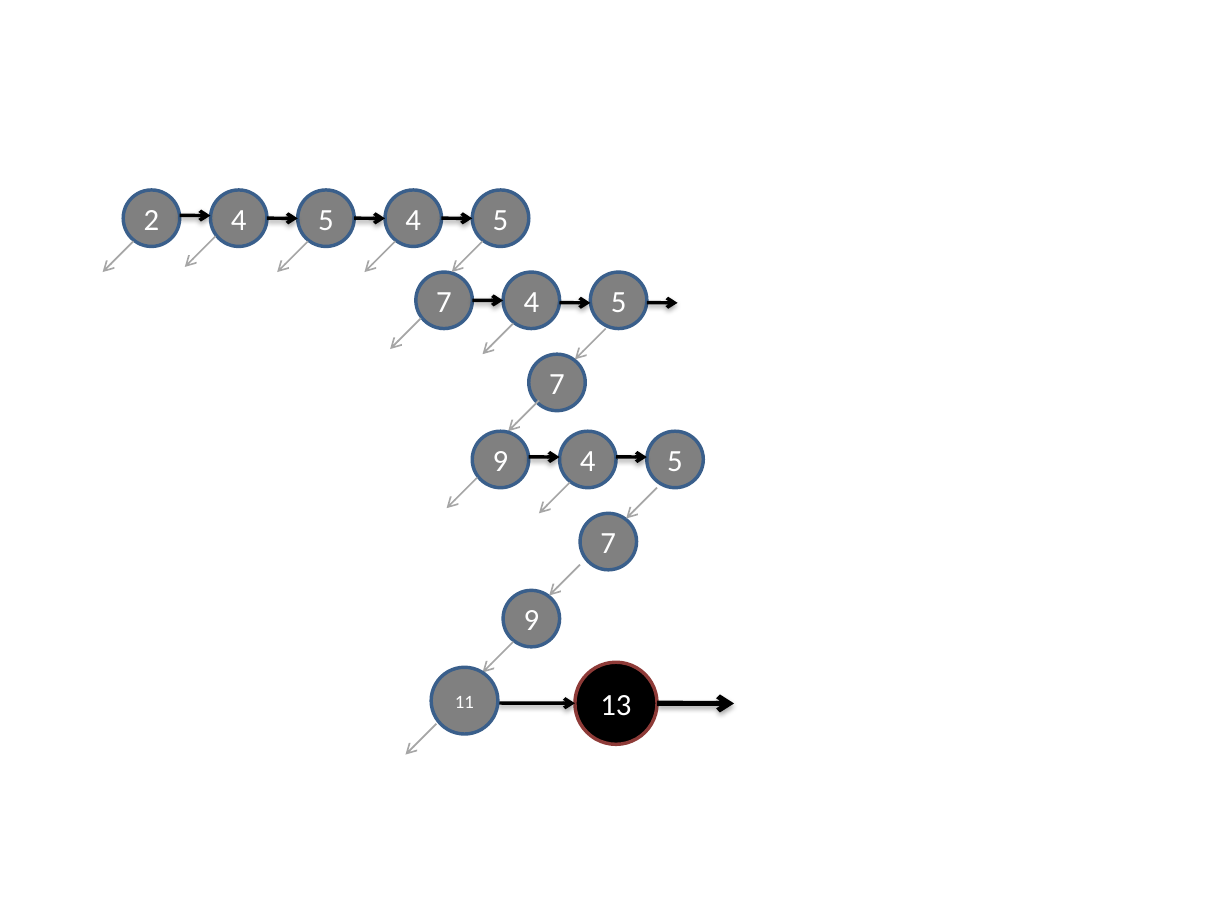
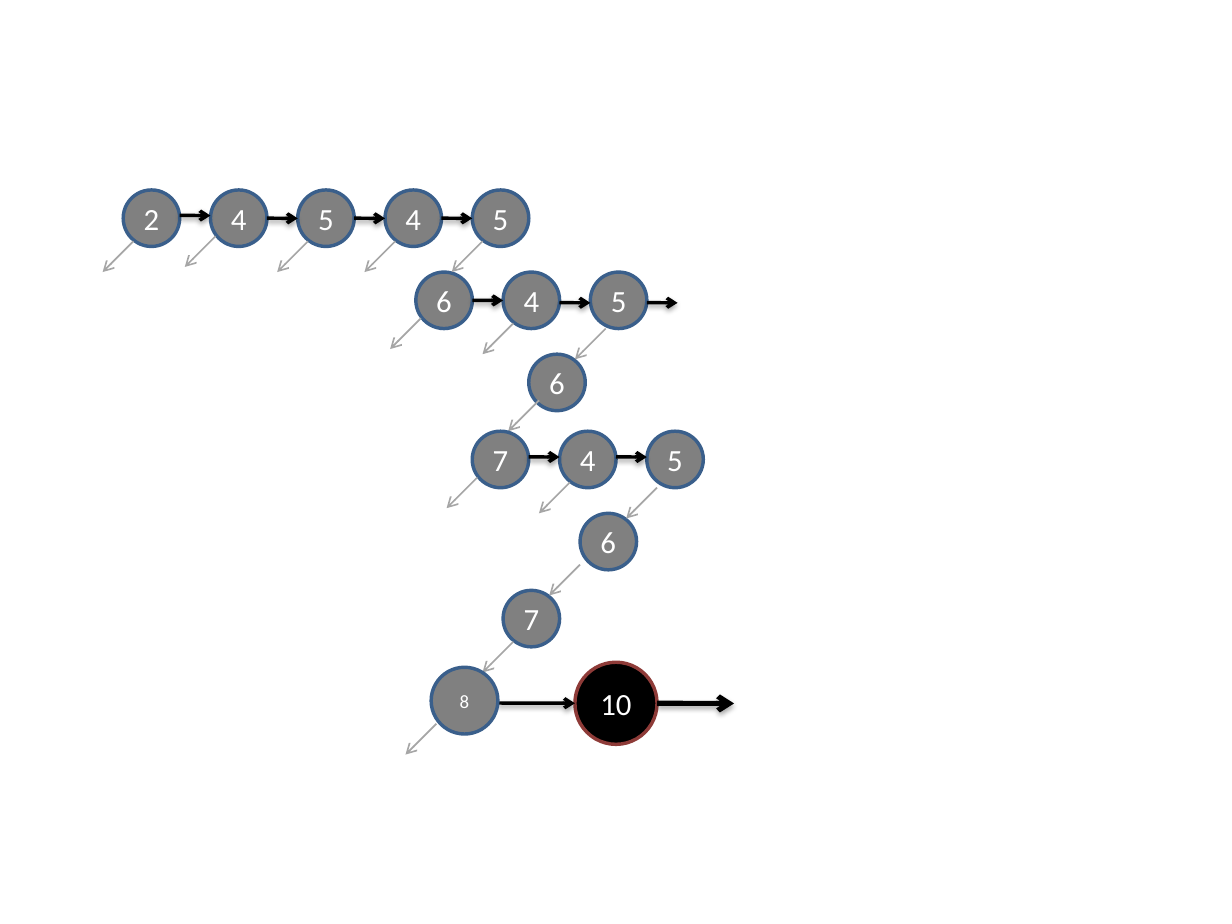
Before and after one commit to wsgan001/asegrp, a slide deck: slide 1 of papers/taneja-eXpress-FASE20111/Figures/executionTree.pptx. Drawn at 1232x924 pixels with LibreOffice and Linux fonts; fonts in the diff are those of the drawing. Boxes give left, top, right and bottom in pixels: in the first picture for what was removed or moved away, otherwise in the second. Text is boxed around its words. In the diff, an @@ line names an element or a change of style, - is before the commit and + after.

```diff
--- a/papers/taneja-eXpress-FASE20111/Figures/executionTree.pptx
+++ b/papers/taneja-eXpress-FASE20111/Figures/executionTree.pptx
@@ text in ellipse at (x1=436, y1=291, x2=452, y2=312): text changed @@
-7
+6
@@ ellipse added at (x1=529, y1=354, x2=585, y2=410), fill #808080, outline #3A5F8C 2 pt, 18 pt, text #FFFFFF @@
+6
@@ ellipse "7" moved from (x1=529, y1=354, x2=585, y2=410) to (x1=472, y1=431, x2=529, y2=488) @@
@@ ellipse removed at (x1=472, y1=431, x2=529, y2=488) @@
-9
@@ ellipse added at (x1=580, y1=514, x2=637, y2=570), fill #808080, outline #3A5F8C 2 pt, 18 pt, text #FFFFFF @@
+6
@@ ellipse "7" moved from (x1=580, y1=514, x2=637, y2=570) to (x1=503, y1=590, x2=559, y2=647) @@
@@ ellipse removed at (x1=503, y1=590, x2=559, y2=647) @@
-9
@@ text in ellipse at (x1=460, y1=695, x2=470, y2=708): text changed @@
-11
+8
@@ text in ellipse at (x1=600, y1=695, x2=631, y2=716): text changed @@
-13
+10
```
Also in this commit, not shown: 21 other files.
